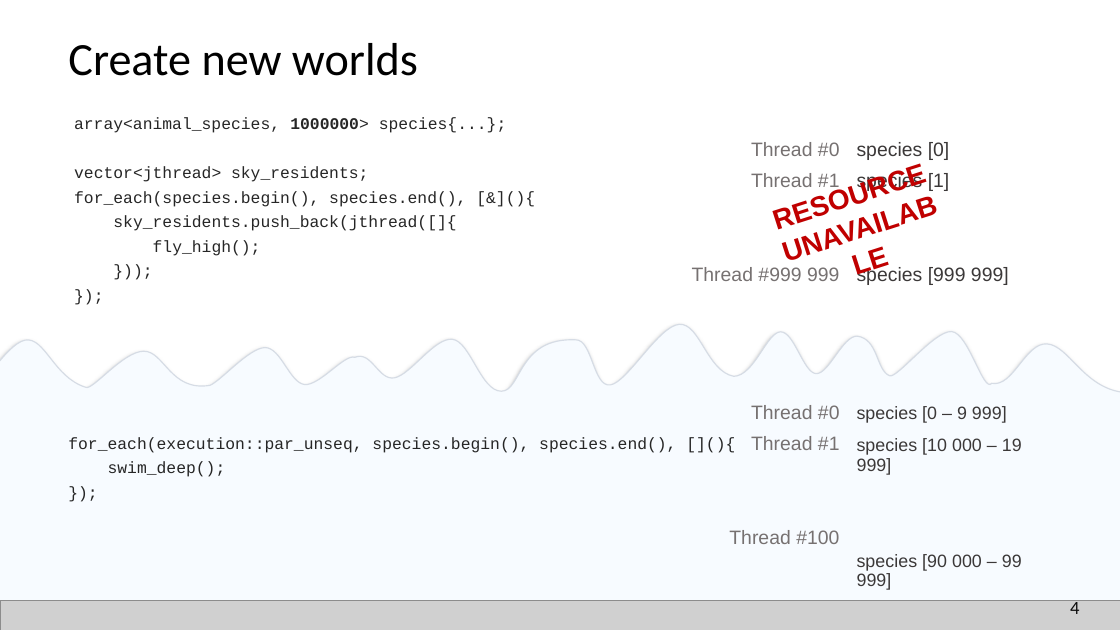
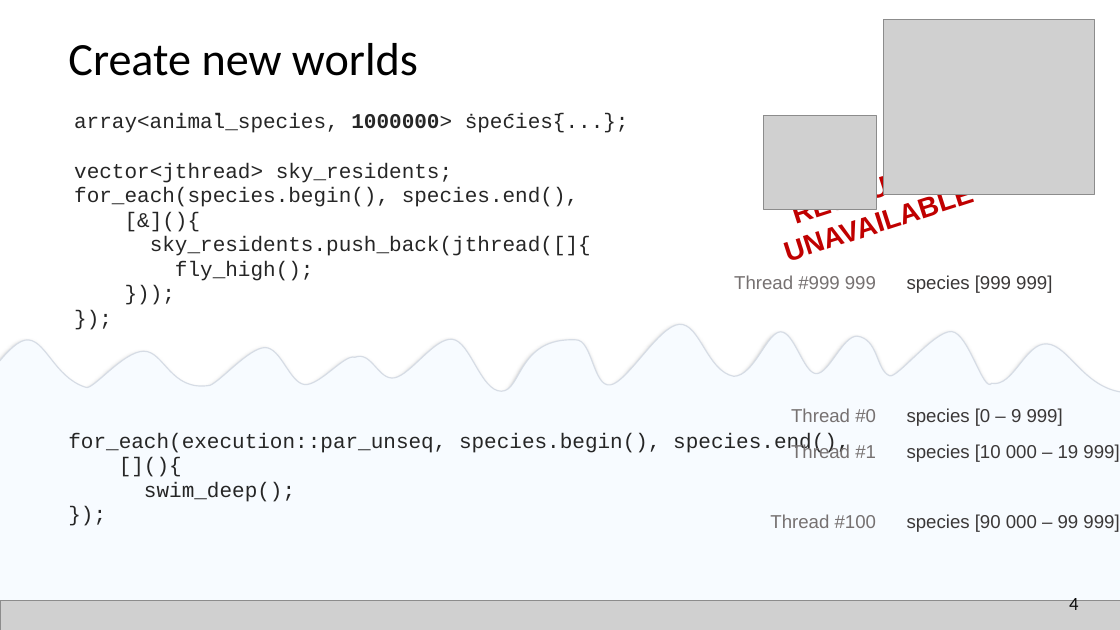
Before and after one commit to EmptySquareBubble/StoriesFromAParallelUniverse-, a slide deck: slide 5 of stories_from_a_paralel_universe.pptx. Drawn at 1120x630 pixels with LibreOffice and Linux fonts; fonts in the diff are those of the drawing; grey boxes stand for pictures. Boxes give left, top, right and bottom in pixels: in the first picture for what was removed or moved away, otherwise in the second. Text is boxed around its words. In the diff, an @@ line names an element or a change of style, - is before the commit and + after.

```diff
--- a/stories_from_a_paralel_universe.pptx
+++ b/stories_from_a_paralel_universe.pptx
@@ picture added at (884,19,1095,194) @@
@@ text "array<animal_species, 1000000> species{...};" at (74,113,629,133): size 14 to 18 pt @@
@@ text at (74,114,591,281): size 14 to 18 pt in "array<animal_species, 100> species{...};", "vector<jthread> sky_residents;", "sky_residents.push_back(jthread([]{", "fly_high();" and 2 more places @@
@@ picture added at (764,116,876,209) @@
@@ text "Thread #0" at (734,140,876,289): size 16.6 to 16 pt; line spacing 0.8 to 0.9 @@
@@ text "RESOURCE UNAVAILABLE" rewrapped from (753,147,944,240) to (753,134,982,240) @@
@@ text "species [0]" at (907,173,1052,293): size 16.6 to 16 pt; line spacing 0.8 to 0.9 @@
@@ text "species [0]": place and size @@
-text "species [0]" at (857,142,1009,285)
+text "species [0]" at (907,173,1052,293)
@@ text at (74,187,578,207): text changed; size 14 to 18 pt @@
-for_each(species.begin(), species.end(), [&](){
+for_each(species.begin(), species.end(),
+[&](){
@@ text "Thread #0" at (770,408,876,528): size 16.6 to 16 pt; line spacing 0.8 to 1 @@
@@ text "species [0 – 9 999]": place and size @@
-text "species [0 – 9 999]" at (857,406,1022,571)
+text "species [0 – 9 999]" at (907,408,1119,532)
@@ text "species [0 – 9 999]" at (907,408,1119,532): size 15.3 to 16 pt; line spacing 0.9 to 1 @@
@@ text at (68,433,849,455): text changed; size 14 to 18 pt @@
-for_each(execution::par_unseq, species.begin(), species.end(), [](){
+for_each(execution::par_unseq, species.begin(), species.end(),
+[](){
@@ text at (144,482,295,502): size 14 to 18 pt in "swim_deep();", "});" @@
@@ page number: place and size @@
-page number at (1070,599,1079,614)
+page number at (1069,595,1078,610)
```
Also in this commit, not shown: 17 other slides changed.
